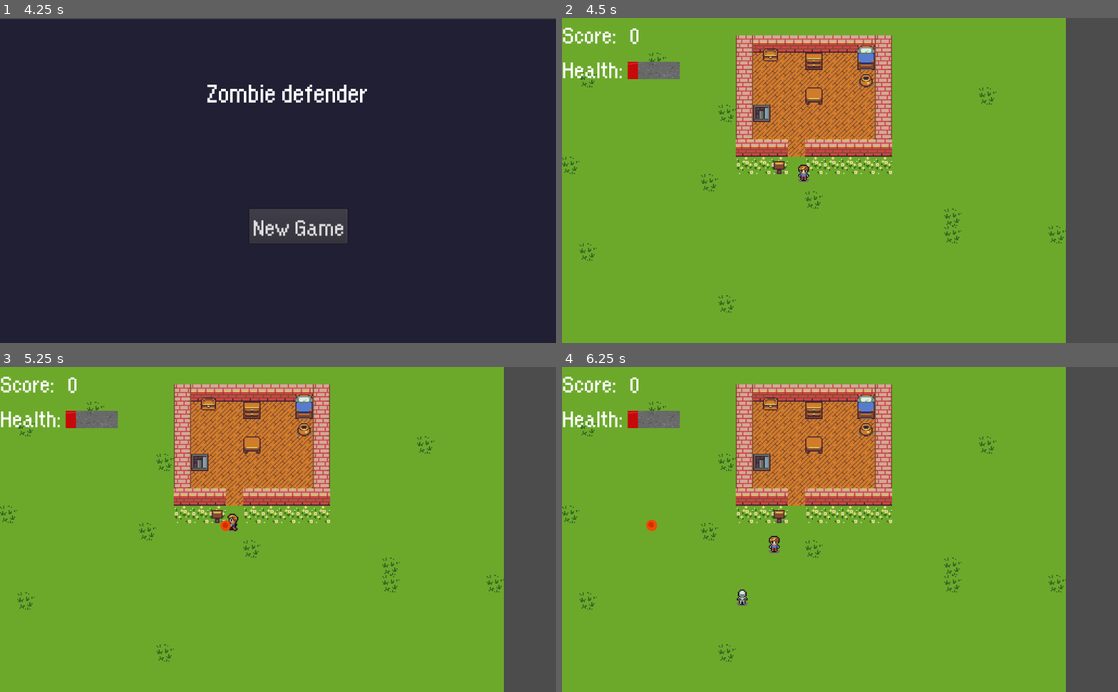
Above: before the commit, frames 1-4 (two rows, left to right).
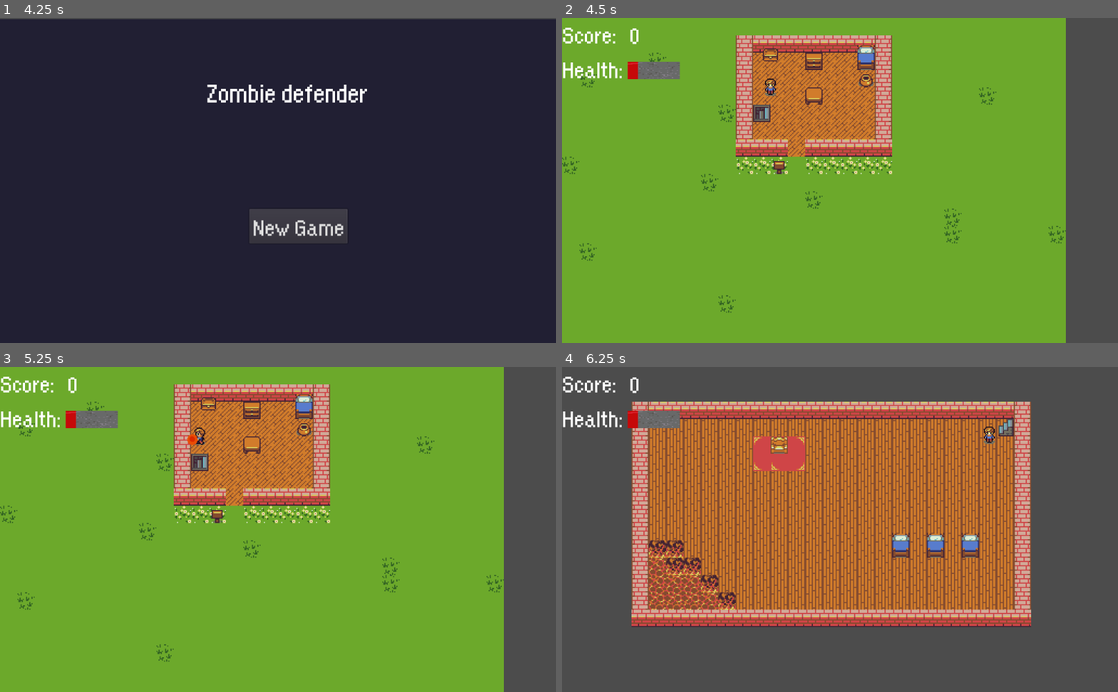
Above: after the commit, the same moments.

Repository: konsvasi/zombie_defender
Game: Godot game, scene res://Scenes/SplashScreen.tscn
The game is run twice, just before and just after one commit, with the same random seed, the same clock (stepped at 60 frames per second) and the same inputs. The engine's default icon, where the game draws it, is replaced by a stand-in: a white triangle on a blue panel in a dark square.
Inputs:
- Up to frame 1 (4.25 s): hold Right (ui_right) 0.53-1.28 s; hold Z (interact) 0.53-1.28 s; hold Down (ui_down) 1.28-2.03 s; tap Z (interact) at 1.35, 2.3, 2.85 s; hold Right (ui_right) 2.03-2.78 s; hold Space (shoot) 2.03-2.78 s; tap Enter at 2.75 s; hold Up (ui_up) 2.78-3.53 s; tap Space (shoot) at 3.5 s; hold Left (ui_left) from 3.53 s (still down); hold Z (interact) from 3.53 s (still down)
- Up to frame 2 (4.5 s): release Left (ui_left) at 4.25 s; release Z (interact) at 4.25 s; click "New Game" at 4.25 s
- Up to frame 3 (5.25 s): tap Enter at 5 s; hold Left (ui_left) from 5.03 s (still down); tap Space (shoot) at 5.1 s
- Up to frame 4 (6.25 s): tap Z (interact) at 5.3 s; release Left (ui_left) at 5.78 s; hold Down (ui_down) from 5.78 s (still down); hold Z (interact) from 5.78 s (still down)

Frame 1 is identical in both runs. In frame 2, 0.2% of the frame differs, in the area x 36-45%, y 18-51%; in frame 3, 0.3%; in frame 4, 87%, in the area x 0-91%, y 0-100%.

Commit message:
added item interaction and animation

Diff:
--- a/Scenes/Box.gd
+++ b/Scenes/Box.gd
@@ -1,19 +1,6 @@
 extends Node2D
 
-# class member variables go here, for example:
-# var a = 2
-# var b = "textvar"
-
-func _ready():
-	# Called every time the node is added to the scene.
-	# Initialization here
-	pass
-
-#func _process(delta):
-#	# Called every frame. Delta is time since last frame.
-#	# Update game logic here.
-#	pass
-
+export var item = ""
 
 func _on_Area2D_body_entered(body):
 	if body.get_name() == "Player":
--- a/Scenes/Box.tscn
+++ b/Scenes/Box.tscn
@@ -10,7 +10,7 @@
 
 animations = [ {
 "frames": [ ExtResource( 2 ), ExtResource( 3 ), ExtResource( 4 ), ExtResource( 5 ) ],
-"loop": true,
+"loop": false,
 "name": "open",
 "speed": 5.0
 } ]
@@ -25,9 +25,10 @@
 custom_solver_bias = 0.0
 extents = Vector2( 23.5028, 24.616 )
 
-[node name="Box" type="Node2D" index="0"]
+[node name="Box" type="Node2D"]
 
 script = ExtResource( 1 )
+item = ""
 
 [node name="AnimatedSprite" type="AnimatedSprite" parent="." index="0"]
 
@@ -44,15 +45,15 @@
 friction = 1.0
 bounce = 0.0
 
-[node name="CollisionShape2D" type="CollisionShape2D" parent="StaticBody2D" index="0"]
+[node name="Interact" type="Node2D" parent="StaticBody2D" index="0"]
+
+[node name="CollisionShape2D" type="CollisionShape2D" parent="StaticBody2D" index="1"]
 
 visible = false
 position = Vector2( -0.647079, 3.23536 )
 shape = SubResource( 2 )
 
-[node name="Interact" type="Node2D" parent="." index="2"]
-
-[node name="Area2D" type="Area2D" parent="." index="3"]
+[node name="Area2D" type="Area2D" parent="." index="2"]
 
 input_pickable = true
 gravity_vec = Vector2( 0, 1 )
--- a/Scenes/Player.tscn
+++ b/Scenes/Player.tscn
@@ -13,10 +13,11 @@
 [ext_resource path="res://Tilesets/walk_left_1.png" type="Texture" id=11]
 [ext_resource path="res://Tilesets/walk_left_2.png" type="Texture" id=12]
 [ext_resource path="res://Tilesets/walk_left_3.png" type="Texture" id=13]
-[ext_resource path="res://Tilesets/exclamation_mark/exclamation_mark_1.png" type="Texture" id=14]
-[ext_resource path="res://Tilesets/exclamation_mark/exclamation_mark_2.png" type="Texture" id=15]
-[ext_resource path="res://Tilesets/exclamation_mark/exclamation_mark_3.png" type="Texture" id=16]
-[ext_resource path="res://Tilesets/exclamation_mark/exclamation_mark_4.png" type="Texture" id=17]
+[ext_resource path="res://icon.png" type="Texture" id=14]
+[ext_resource path="res://Tilesets/exclamation_mark/exclamation_mark_1.png" type="Texture" id=15]
+[ext_resource path="res://Tilesets/exclamation_mark/exclamation_mark_2.png" type="Texture" id=16]
+[ext_resource path="res://Tilesets/exclamation_mark/exclamation_mark_3.png" type="Texture" id=17]
+[ext_resource path="res://Tilesets/exclamation_mark/exclamation_mark_4.png" type="Texture" id=18]
 
 [sub_resource type="SpriteFrames" id=1]
 
@@ -98,7 +99,14 @@
 one_shot = false
 autostart = false
 
-[node name="ExclamationMark" type="AnimatedSprite" parent="." index="4"]
+[node name="Interact" type="Sprite" parent="." index="4"]
+
+visible = false
+position = Vector2( -0.335754, 22.1133 )
+scale = Vector2( 0.315264, 0.281864 )
+texture = ExtResource( 14 )
+
+[node name="ExclamationMark" type="AnimatedSprite" parent="." index="5"]
 
 visible = false
 position = Vector2( -0.291992, -24.5272 )
--- a/Scenes/World.tscn
+++ b/Scenes/World.tscn
@@ -15,7 +15,7 @@
 "points": PoolVector2Array( 0, 0, 0, 0, 162.002, 449.326, 0, 0, 0, 0, 638.004, 449.326, 0, 0, 0, 0, 639.011, 571.326 )
 }
 
-[node name="World" type="Node2D"]
+[node name="World" type="Node2D" index="0"]
 
 script = ExtResource( 1 )
 _sections_unfolded = [ "Pause" ]
@@ -73,7 +73,7 @@
 
 [node name="Player" parent="." index="2" instance=ExtResource( 4 )]
 
-position = Vector2( 444.515, 286.617 )
+position = Vector2( 384, 128 )
 _sections_unfolded = [ "Collision", "Pause", "Transform", "collision" ]
 
 [node name="stairsToBasement" parent="." index="3" instance=ExtResource( 5 )]
@@ -126,6 +126,7 @@
 [node name="Box" parent="." index="9" instance=ExtResource( 7 )]
 
 position = Vector2( 384, 64 )
+item = "Super boots"
 
 [connection signal="gameOver" from="Player" to="." method="_on_Player_gameOver"]
 
--- a/Scripts/Player.gd
+++ b/Scripts/Player.gd
@@ -7,9 +7,11 @@
 const RIGHT = Vector2(1, 0)
 const PARTICLE_SCENE = preload("res://Scenes/Particle.tscn")
 
+onready var world = get_world_2d().get_direct_space_state()
 var health = 50
 var maxHealth = 50
 var currentScene
+var faceDirection = "down"
 onready var shootTimer = $ShootTimer
 signal hitEnemy
 signal gameOver
@@ -29,28 +31,35 @@
 	if Input.is_action_pressed("ui_left") and Input.is_action_pressed("ui_down"):
 		motion += LEFT
 		$Sprite.play("walk_left")
+		faceDirection = "left"
 	elif Input.is_action_pressed("ui_left") and Input.is_action_pressed("ui_up"):
 		motion += LEFT
 		$Sprite.play("walk_left")
+		faceDirection = "left"
 	elif Input.is_action_pressed("ui_left"):
 		motion += LEFT
 		$Sprite.play("walk_left")
+		faceDirection = "left"
 
 	if Input.is_action_pressed("ui_right") and Input.is_action_pressed("ui_down"):
 		motion += RIGHT
 		$Sprite.play("walk_right")
+		faceDirection = "right"
 	elif Input.is_action_pressed("ui_right") and Input.is_action_pressed("ui_up"):
 		motion += RIGHT
 		$Sprite.play("walk_right")
+		faceDirection = "right"
 	elif Input.is_action_pressed("ui_right"):
 		motion += RIGHT
 		$Sprite.play("walk_right")
+		faceDirection = "right"
 
 	var animation = $Sprite.get_animation()
 	if Input.is_action_pressed("ui_up"):
 		motion += UP
 		if motion.x == 0:
 			$Sprite.play("walk_up")
+			faceDirection = "up"
 		else:
 			$Sprite.play(animation)
 
@@ -58,11 +67,12 @@
 		motion += DOWN
 		if motion.x == 0:
 			$Sprite.play("walk_down")
+			faceDirection = "down"
 		else:
 			$Sprite.play(animation)
 
 	if Input.is_action_pressed("interact"):
-		print("Interact")
+		getIntersection(faceDirection)
 
 
 	if Input.is_action_pressed("shoot"):
@@ -108,3 +118,33 @@
 # Resets position of the player after a game over
 func resetPosition(startPosition):
 	set_global_position(startPosition)
+
+# Gets intersection point by using the players direction
+# Result is given to interact function to check
+# if there is anything in the result that player can interact with
+func getIntersection(faceDirection):
+	var result
+	if faceDirection == "left":
+		result = world.intersect_point(position + Vector2(-16, 0))
+	elif faceDirection == "right":
+		result = world.intersect_point(position + Vector2(16, 0))
+	elif faceDirection == "down":
+		result = world.intersect_point(position + Vector2(0, 16))
+	elif faceDirection == "up":
+		result = world.intersect_point(position + Vector2(0, -16))
+
+	interact(result)
+
+# Checks if player faces an object that can be interacted with
+func interact(interSectionPoint):
+	var checked = false
+	for dict in interSectionPoint:
+		if !checked:
+			if typeof(dict.collider) == TYPE_OBJECT and dict.collider.has_node("Interact"):
+				#get parent of collider
+				var box = dict.collider.get_parent()
+
+				$ExclamationMark.hide()
+				box.get_node("AnimatedSprite").play("open")
+				print("Got: ", box.item)
+				checked = true
--- a/Scripts/World.gd
+++ b/Scripts/World.gd
@@ -25,19 +25,20 @@
 			global.Player.set_position($StartPosition.get_position())
 
 func _on_enemyTimer_timeout():
-	$EnemyPath/spawnLocation.set_offset(randi())
-	var enemy = enemies.instance()
-
-	add_child(enemy)
-	enemy.get_node("AnimatedSprite").play("walk_down")
-
-	enemyCount += 1
-	if enemyCount == 1:
-		$enemyTimer.stop()
-
-
-	enemy.position = $EnemyPath/spawnLocation.position
-	enemy.move_and_slide(Vector2(2,1))
+	pass
+#	$EnemyPath/spawnLocation.set_offset(randi())
+#	var enemy = enemies.instance()
+#
+#	add_child(enemy)
+#	enemy.get_node("AnimatedSprite").play("walk_down")
+#
+#	enemyCount += 1
+#	if enemyCount == 1:
+#		$enemyTimer.stop()
+#
+#
+#	enemy.position = $EnemyPath/spawnLocation.position
+#	enemy.move_and_slide(Vector2(2,1))
 
 func newGame():
 	health = $Player.health
Not shown: 2 places in Scenes/Player.tscn that only renumber resources
